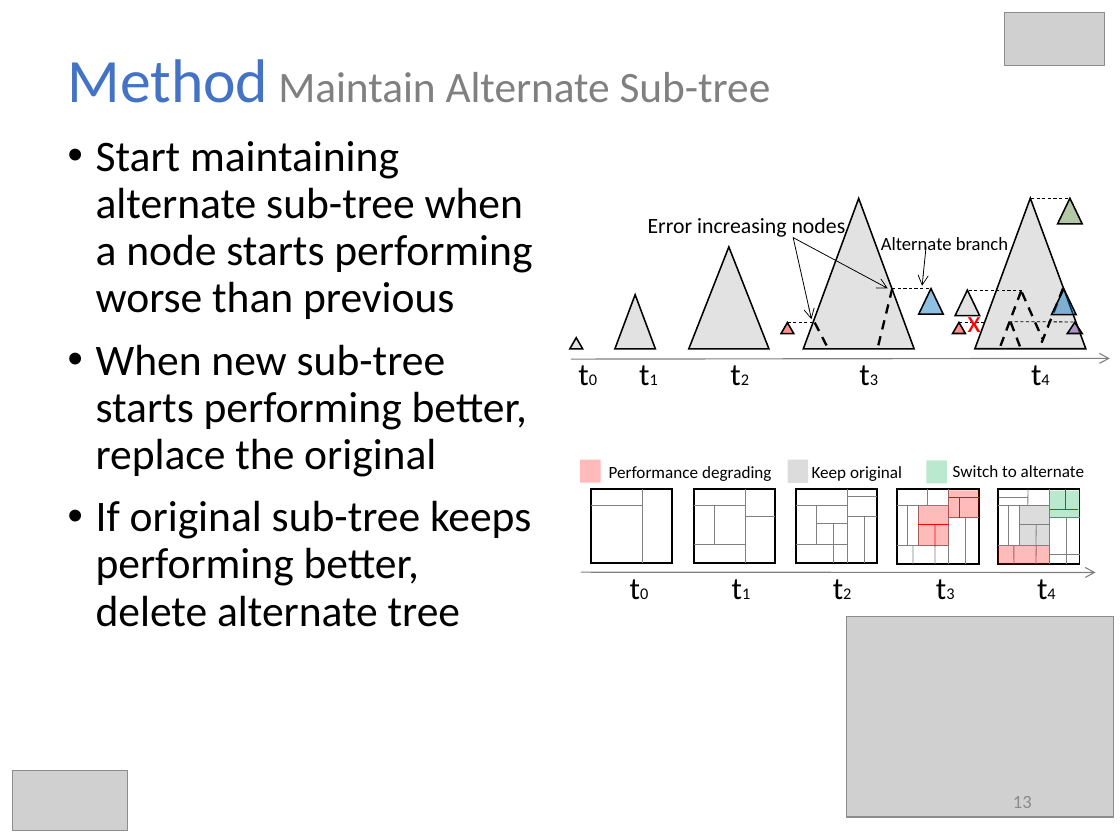
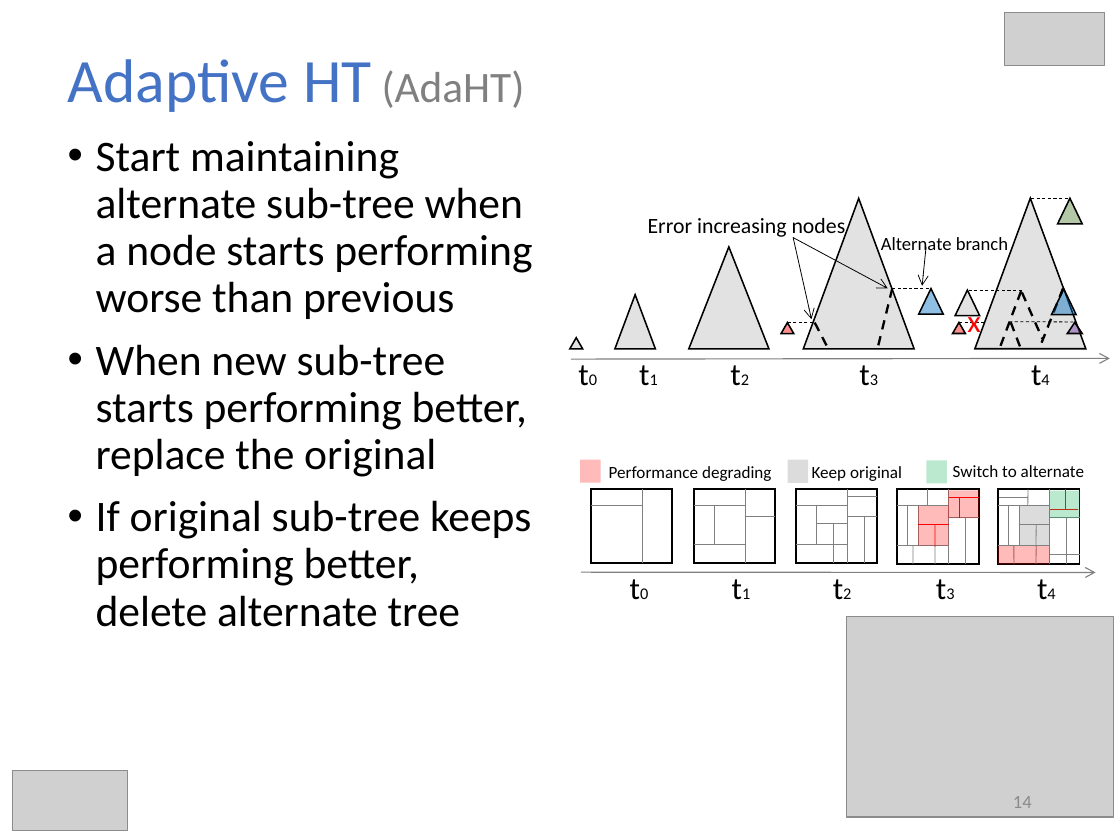
Before and after one commit to hmsgit/minestream, a slide deck: slide 14 of presentation/thesis.pptx (slide 13 before the commit). Drawn at 1120x840 pixels with LibreOffice and Linux fonts; fonts in the diff are those of the drawing; grey boxes stand for pictures. Boxes give left, top, right and bottom in pixels: in the first picture for what was removed or moved away, otherwise in the second. Text is boxed around its words. In the diff, an @@ line names an element or a change of style, - is before the commit and + after.

Commit message:
fixed titles

```diff
--- a/presentation/thesis.pptx
+++ b/presentation/thesis.pptx
@@ title at [68,59,525,112]: text changed; size 27.9 to 39.6 pt; text colour #808080 to #4472C4 @@
-Method Maintain Alternate Sub-tree
+Adaptive HT (AdaHT)
@@ page number at [1013,796,1032,808]: text changed @@
-13
+14
```
Also in this commit, not shown: 18 other slides changed, 3 slides added, 1 slide removed.
